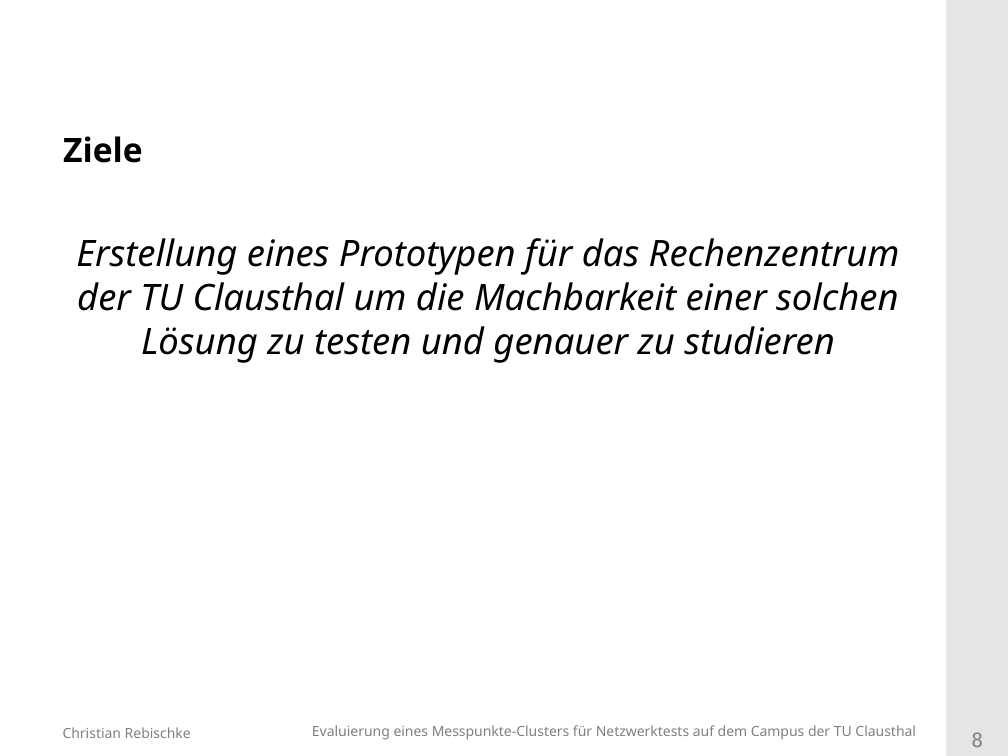
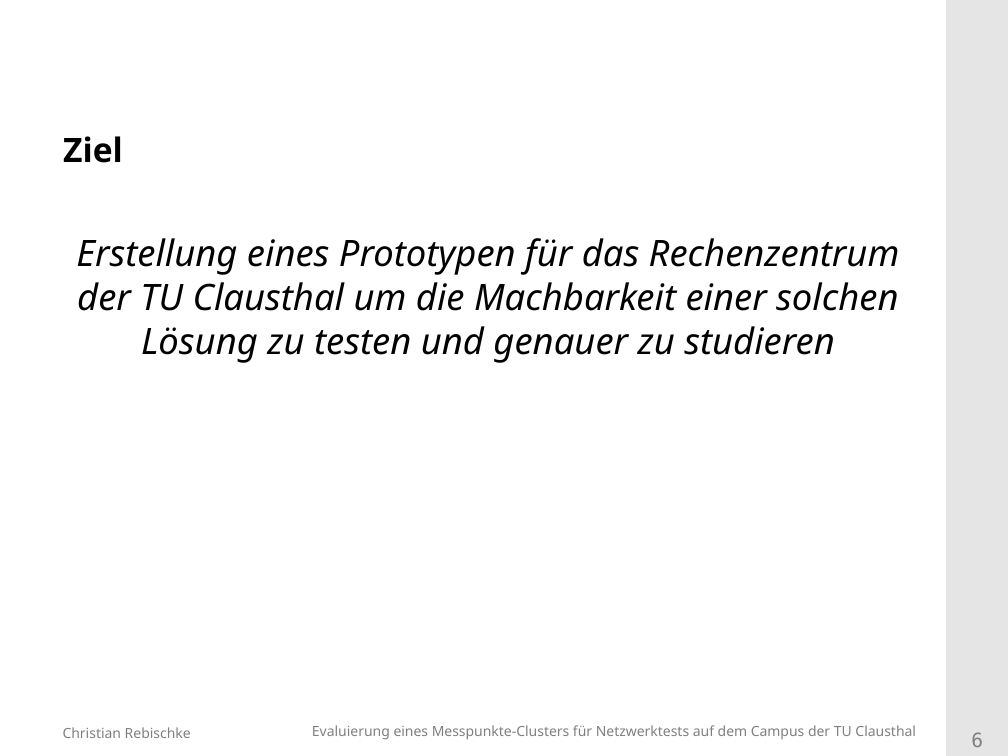
Before and after one commit to shibumi/bachelor-kolloquium, a slide deck: slide 6 of vortrag.odp (slide 8 before the commit). Drawn at 1008x756 pixels with LibreOffice and Linux fonts; fonts in the diff are those of the drawing; background and template pictures are left out. Boxes give left, top, right and bottom in pixels: in the first picture for what was removed or moved away, otherwise in the second. Text is boxed around its words. In the diff, an @@ line names an element or a change of style, - is before the commit and + after.

```diff
--- a/vortrag.odp
+++ b/vortrag.odp
@@ title at [63, 136, 123, 163]: text changed @@
-Ziele
+Ziel
@@ page number at [971, 732, 983, 747]: text changed @@
-8
+6
```
Also in this commit, not shown: 1 other slide changed, 1 slide added, 1 slide removed.
